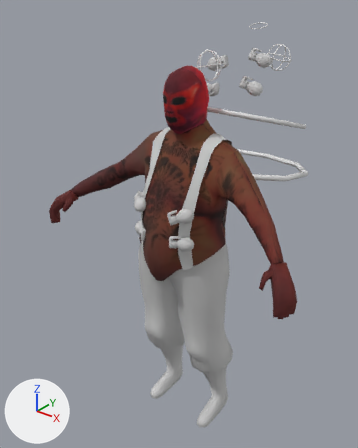
A saved change to the FBX model cookies/Assets/3D_Assets/Characters/Models/Sinnerz/sinnerz_boss.FBX.
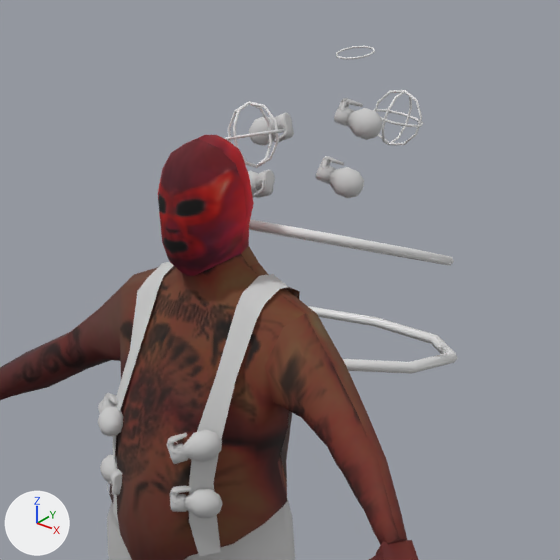
There are two pictures of each version: one whole from a 50 mm camera at (2.86, -4.9, 3.82) aimed at (-0.35, -0.88, 1.33), one close up on the part from 24% to 100% of the width and 0% to 61% of the height. Lighting does not change. The marker at lower left points along +X, +Y and +Z. Where no turn or scale is listed for an object, it has been applied to the vertices.

Objects in the first close-up: 'Torus007.001', 'Torus008', 'Torus011', 'Torus012', 'Torus013', 'grenade001', 'grenade002', 'grenade004', 'grenade005', 'grenade006', 'grenade007', 'grenade008', 'sinner_boss'.
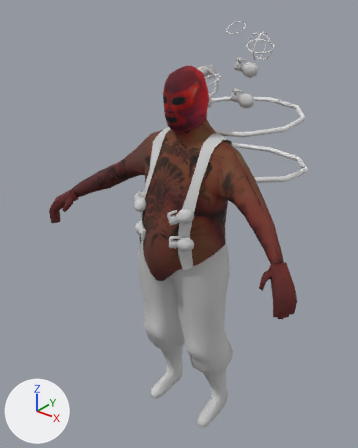
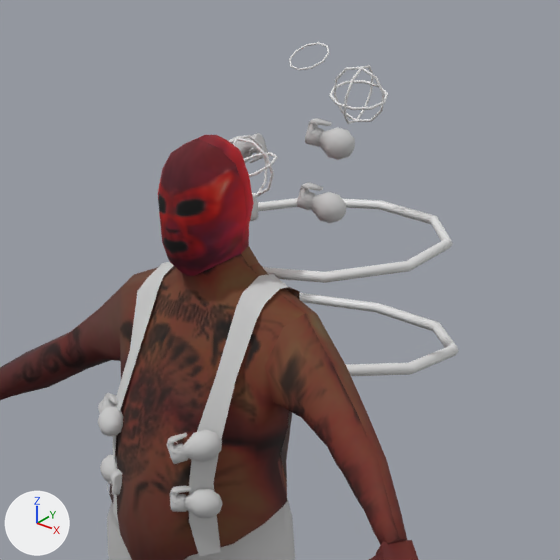
Changed parts and their boxes (x1, y1, x2, y2) in the close-ups (560 x 560 px):
'Torus008', moved, turned
    before: (249, 219, 454, 266)
    after: (258, 198, 453, 283)
'Torus007.001', moved, turned
    before: (308, 306, 458, 374)
    after: (299, 293, 459, 376)
'grenade008', moved, turned
    before: (334, 98, 383, 140)
    after: (305, 118, 355, 160)
'grenade007', moved, turned
    before: (316, 156, 364, 198)
    after: (297, 182, 346, 223)
'Torus012', moved, turned
    before: (373, 90, 424, 145)
    after: (329, 65, 388, 124)
'Torus011', moved, turned
    before: (224, 101, 285, 168)
    after: (230, 135, 278, 198)
'grenade004', moved, turned
    before: (249, 112, 294, 146)
    after: (228, 133, 268, 163)
'grenade002', moved, turned
    before: (248, 169, 275, 198)
    after: (250, 197, 258, 221)
'Torus013', moved, turned
    before: (336, 46, 375, 60)
    after: (289, 42, 329, 71)

Diff of the bpy script that builds the scene:
```diff
--- a/cookies/Assets/3D_Assets/Characters/Models/Sinnerz/sinnerz_boss.FBX.py
+++ b/cookies/Assets/3D_Assets/Characters/Models/Sinnerz/sinnerz_boss.FBX.py
@@ ob_grenade002 @@
 ob_grenade002 = bpy.data.objects.new('grenade002', me_mesh_013)
-ob_grenade002.location = (-0.258, -0.518, 2.801)
-ob_grenade002.rotation_euler = (-0.822, 0.997, -1.04)  # degrees (-47, 57, -60)
+ob_grenade002.location = (-0.258, -0.644, 2.703)
+ob_grenade002.rotation_euler = (-0.238, 1.251, -0.507)  # degrees (-14, 72, -29)
 ob_grenade002.scale = (0.00854, 0.00743, 0.00995)
@@ ob_torus007_001 @@
 ob_torus007_001 = bpy.data.objects.new('Torus007.001', me_mesh_001)
-ob_torus007_001.location = (0.0, -0.303, 2.004)
-ob_torus007_001.rotation_euler = (-0.174, 0.0, 0.0)  # degrees (-10, 0, 0)
+ob_torus007_001.location = (0.0, -0.303, 2.022)
+ob_torus007_001.rotation_euler = (-0.0864, 0.0, 0.0)  # degrees (-5, 0, 0)
 ob_torus007_001.scale = (0.01, 0.01, 0.01)
@@ ob_grenade007 @@
 ob_grenade007 = bpy.data.objects.new('grenade007', me_mesh_010)
-ob_grenade007.location = (0.305, -0.493, 2.876)
-ob_grenade007.rotation_euler = (-0.853, -1.148, 1.044)  # degrees (-49, -66, 60)
+ob_grenade007.location = (0.305, -0.646, 2.782)
+ob_grenade007.rotation_euler = (0.123, -1.362, 0.104)  # degrees (7, -78, 6)
 ob_grenade007.scale = (0.00854, 0.00743, 0.00995)
@@ ob_torus012 @@
 ob_torus012 = bpy.data.objects.new('Torus012', me_mesh_008)
-ob_torus012.location = (0.051, 0.44, 3.06)
-ob_torus012.rotation_euler = (-0.03, 0.214, 0.00719)  # degrees (-1.7, 12, 0.4)
+ob_torus012.location = (0.053, -0.001, 3.218)
+ob_torus012.rotation_euler = (0.326, 0.198, 0.0807)  # degrees (19, 11, 4.6)
 ob_torus012.scale = (0.01, 0.01, 0.01)
@@ ob_grenade008 @@
 ob_grenade008 = bpy.data.objects.new('grenade008', me_mesh_009)
-ob_grenade008.location = (0.305, -0.355, 3.133)
-ob_grenade008.rotation_euler = (-0.948, -1.169, 1.055)  # degrees (-54, -67, 60)
+ob_grenade008.location = (0.305, -0.604, 3.071)
+ob_grenade008.rotation_euler = (0.118, -1.377, 0.0227)  # degrees (6.8, -79, 1.3)
 ob_grenade008.scale = (0.00854, 0.00743, 0.00995)
@@ ob_torus013 @@
 ob_torus013 = bpy.data.objects.new('Torus013', me_mesh_007)
-ob_torus013.location = (0.0, 0.027, 3.418)
-ob_torus013.rotation_euler = (0.239, 0.0, 0.0)  # degrees (14, 0, 0)
+ob_torus013.location = (0.0, -0.408, 3.425)
+ob_torus013.rotation_euler = (0.588, 0.0, 0.0)  # degrees (34, 0, 0)
 ob_torus013.scale = (0.01, 0.01, 0.01)
@@ ob_torus011 @@
 ob_torus011 = bpy.data.objects.new('Torus011', me_mesh_011)
-ob_torus011.location = (-0.065, -0.767, 3.095)
-ob_torus011.rotation_euler = (0.03, 0.214, 3.134)  # degrees (1.7, 12, 180)
+ob_torus011.location = (-0.063, -0.809, 2.951)
+ob_torus011.rotation_euler = (-0.326, 0.198, 3.061)  # degrees (-19, 11, 175)
 ob_torus011.scale = (0.01, 0.01, 0.01)
@@ ob_torus008 @@
 ob_torus008 = bpy.data.objects.new('Torus008', me_mesh_006)
-ob_torus008.location = (0.0, -0.214, 2.51)
-ob_torus008.rotation_euler = (-0.109, 0.0, 0.0)  # degrees (-6.2, 0, 0)
+ob_torus008.location = (0.0, -0.259, 2.534)
+ob_torus008.rotation_euler = (0.24, 0.0, 0.0)  # degrees (14, 0, 0)
 ob_torus008.scale = (0.01, 0.01, 0.01)
@@ ob_grenade004 @@
 ob_grenade004 = bpy.data.objects.new('grenade004', me_mesh_012)
-ob_grenade004.location = (-0.258, -0.398, 3.056)
-ob_grenade004.rotation_euler = (-0.43, 1.111, -0.409)  # degrees (-25, 64, -23)
+ob_grenade004.location = (-0.258, -0.619, 2.984)
+ob_grenade004.rotation_euler = (0.387, 1.126, 0.333)  # degrees (22, 65, 19)
 ob_grenade004.scale = (0.00854, 0.00743, 0.00995)
```
